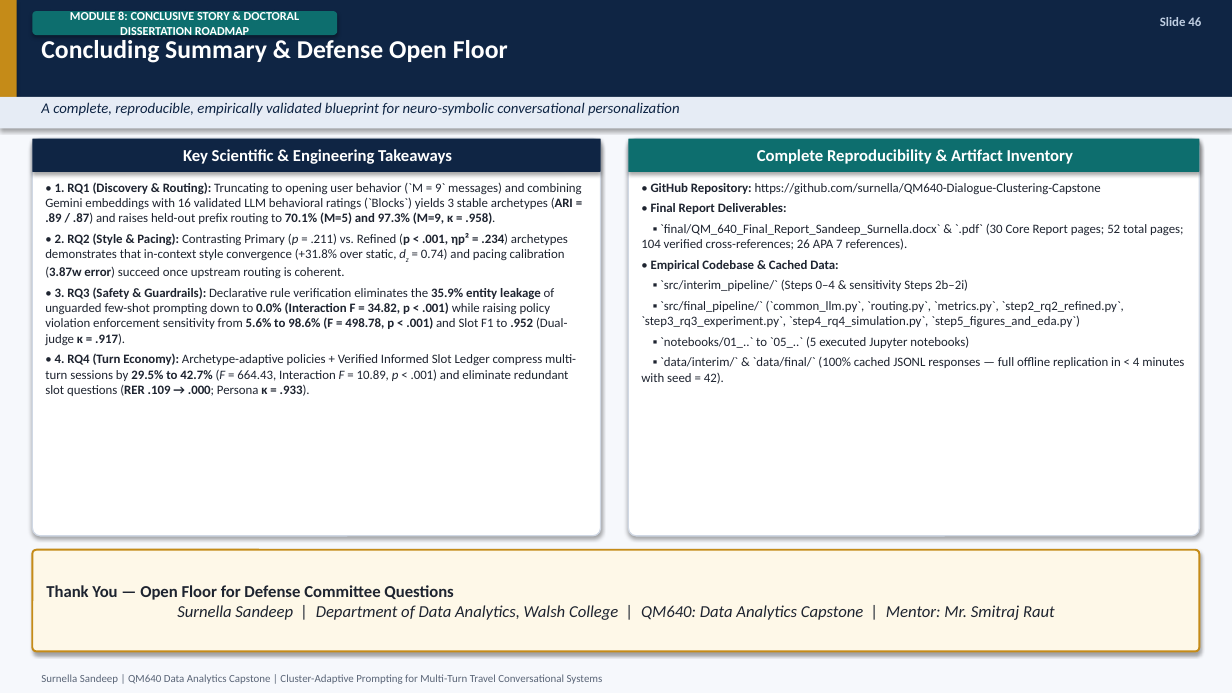
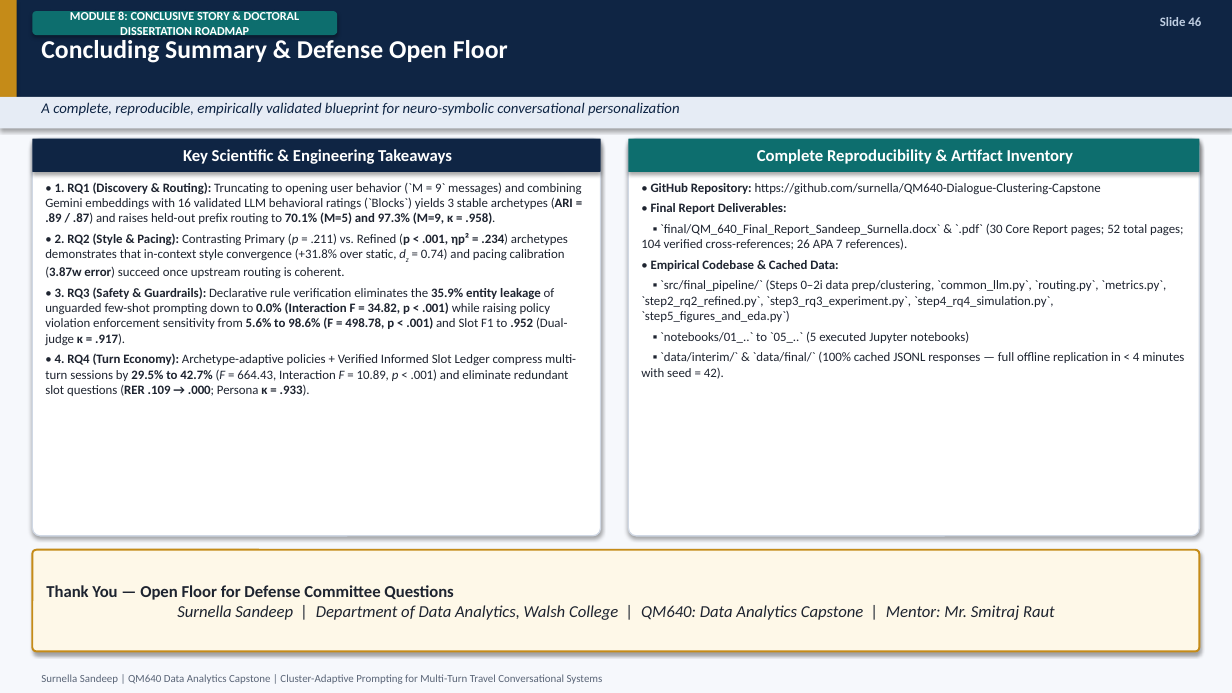
Before and after one commit to surnella/QM640-Dialogue-Clustering-Capstone, a slide deck: slide 46 of final/QM_640_Defense_Presentation_Sandeep_Surnella.pptx. Drawn at 1232x693 pixels with LibreOffice and Linux fonts; fonts in the diff are those of the drawing. Boxes give left, top, right and bottom in pixels: in the first picture for what was removed or moved away, otherwise in the second. Text is boxed around its words. In the diff, an @@ line names an element or a change of style, - is before the commit and + after.

Commit message:
Code cleanup - migrate from interim to final report baseline

```diff
--- a/final/QM_640_Defense_Presentation_Sandeep_Surnella.pptx
+++ b/final/QM_640_Defense_Presentation_Sandeep_Surnella.pptx
@@ text at [641,280,1166,322]: text changed @@
-▪ `src/interim_pipeline/` (Steps 0–4 & sensitivity Steps 2b–2i)
-▪ `src/final_pipeline/` (`common_llm.py`, `routing.py`, `metrics.py`, `step2_rq2_refined.py`, `step3_rq3_experiment.py`, `step4_rq4_simulation.py`, `step5_figures_and_eda.py`)
+▪ `src/final_pipeline/` (Steps 0–2i data prep/clustering, `common_llm.py`, `routing.py`, `metrics.py`, `step2_rq2_refined.py`, `step3_rq3_experiment.py`, `step4_rq4_simulation.py`, `step5_figures_and_eda.py`)
```
Also in this commit, not shown: 1 other slide changed, 27 other files.
